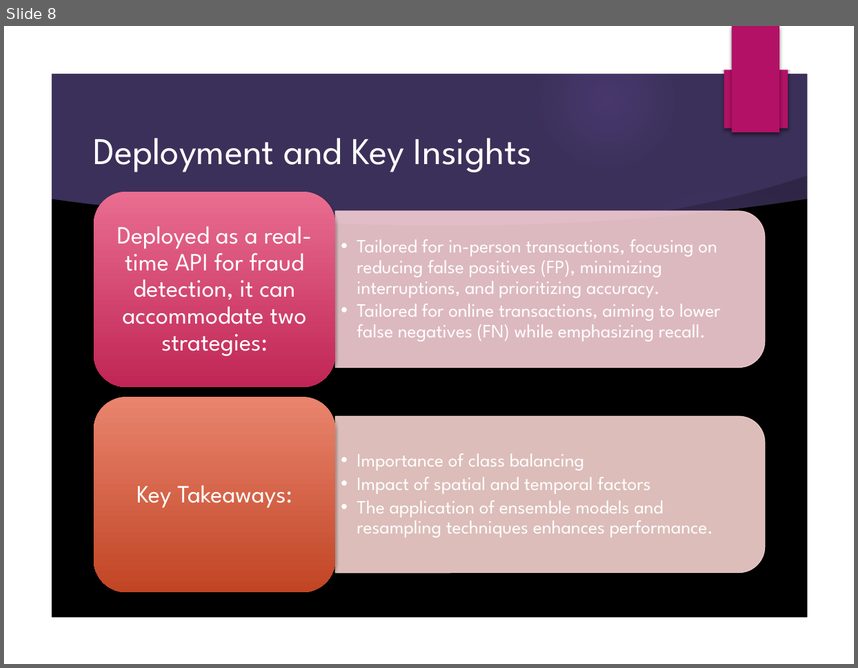
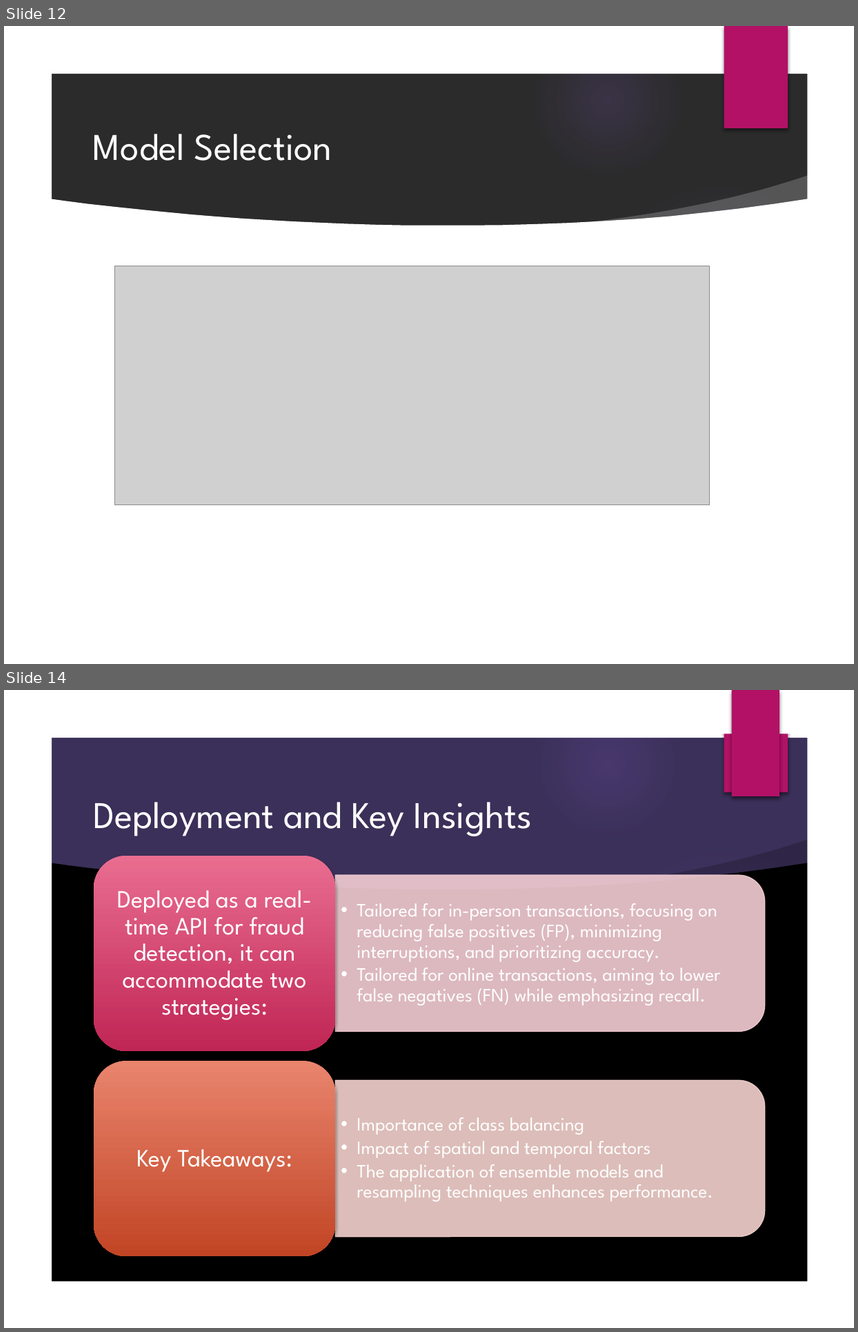
Before and after one commit to Myself-and-me/Credit_Card_Fraud_Detection, a slide deck: Credit_Card_Fraud_Detection_Presentation.pptx. Shown one above the other, each under a label of ours: slide 8 before the commit, slides 12 and 14 after it; the slides between them are not shown. The pictures are 858x668 and 858x1332 pixels, drawn with LibreOffice and Linux fonts; fonts in the diff are those of the drawing; grey boxes stand for pictures; background and template pictures are left out; a plain dark background stands for a picture behind light text. Boxes give left, top, right and bottom in pixels: in the first picture for what was removed or moved away, otherwise in the second. Text is boxed around its words. In the diff, an @@ line names an element or a change of style, - is before the commit and + after.

```diff
--- a/Credit_Card_Fraud_Detection_Presentation.pptx
+++ b/Credit_Card_Fraud_Detection_Presentation.pptx
@@ slide 12 added at <box>4,26,854,664</box>, background picture (left out); not listed: 7 template elements that a slide beside it also shows @@
@@ title added at <box>93,134,332,161</box>, 32 pt, text #FFFFFF @@
+Model Selection
@@ freeform shape added at <box>595,174,818,241</box>, fill #FFFFFF at 20% opacity @@
@@ freeform shape added at <box>49,198,809,620</box>, fill #FFFFFF @@
@@ picture added at <box>114,265,710,505</box> @@
@@ what was slide 8 is now slide 14 @@
```
Also in this commit, not shown: 1 slide changed, 5 other slides added, 2 other files.
